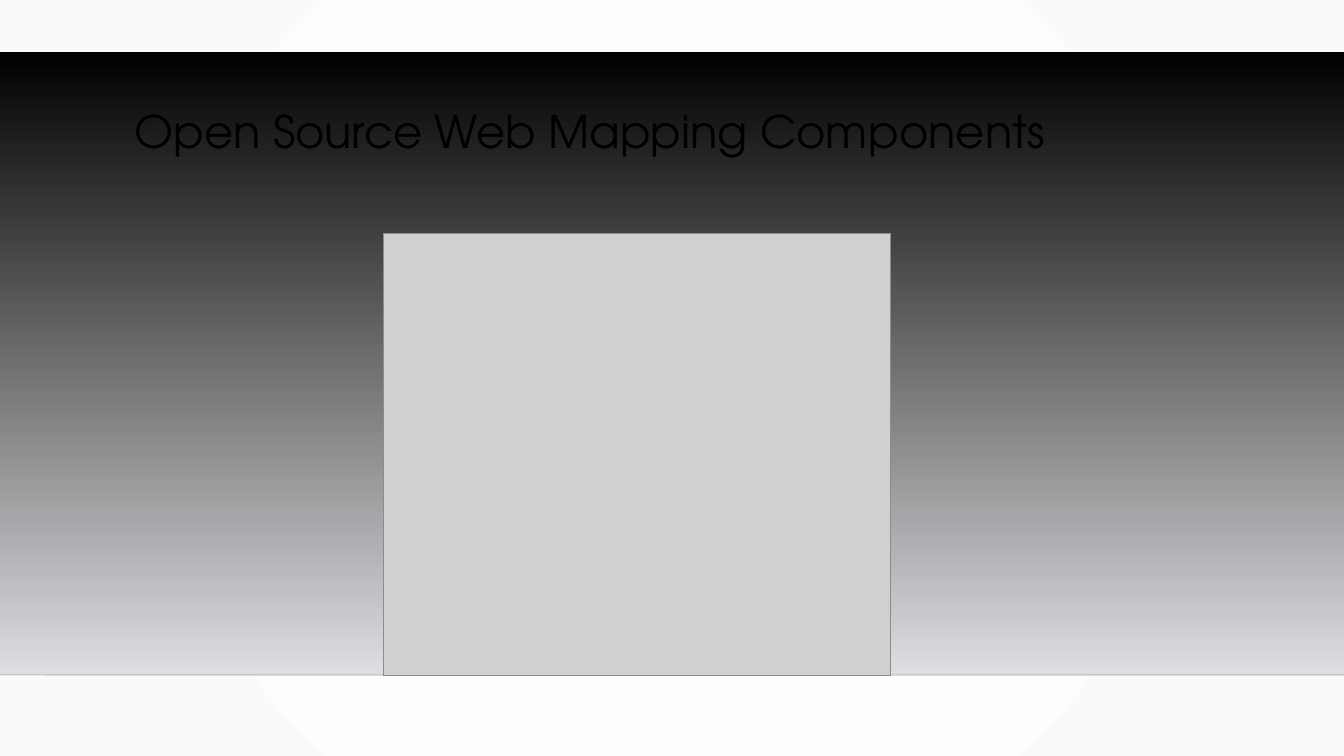
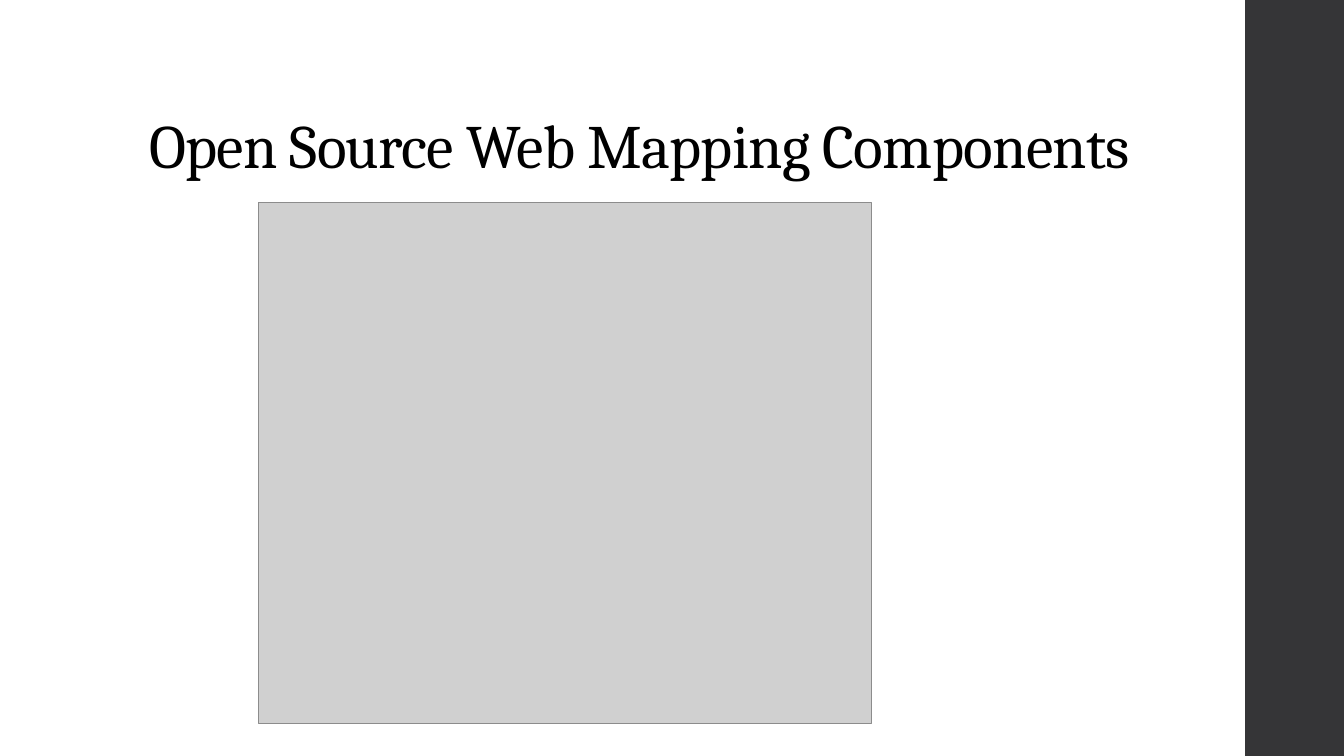
Before and after one commit to MGIS-UMN/GIS5577_week9, a slide deck: slide 6 of WebMapping_Backend.odp (slide 5 before the commit). Drawn at 1344x756 pixels with LibreOffice and Linux fonts; fonts in the diff are those of the drawing; grey boxes stand for pictures; background and template pictures are left out. Boxes give left, top, right and bottom in pixels: in the first picture for what was removed or moved away, otherwise in the second. Text is boxed around its words. In the diff, an @@ line names an element or a change of style, - is before the commit and + after.

```diff
--- a/WebMapping_Backend.odp
+++ b/WebMapping_Backend.odp
@@ background gradient #FFFFFF to #FAFAFA to #FFFFFF @@
@@ freeform shape added at box(1245, 0, 1344, 756), fill #353537 @@
@@ freeform shape removed at box(0, 51, 1344, 675) @@
@@ title "Open Source Web Mapping Components": place and size @@
-title "Open Source Web Mapping Components" at box(135, 95, 1045, 172)
+title "Open Source Web Mapping Components" at box(149, 125, 1130, 181)
@@ title "Open Source Web Mapping Components" at box(149, 125, 1130, 181): size 32 to 44 pt, font TeX Gyre Adventor to Cambria, letter spacing 0 to -0.5 pt; vertical alignment top to bottom @@
@@ picture: place and size @@
-picture at box(383, 233, 891, 676)
+picture at box(259, 203, 872, 724)
@@ line removed from (0, 675) to (1344, 675) @@
```
Also in this commit, not shown: 17 other slides changed, 3 slides added, 1 slide removed, 1 other file.
